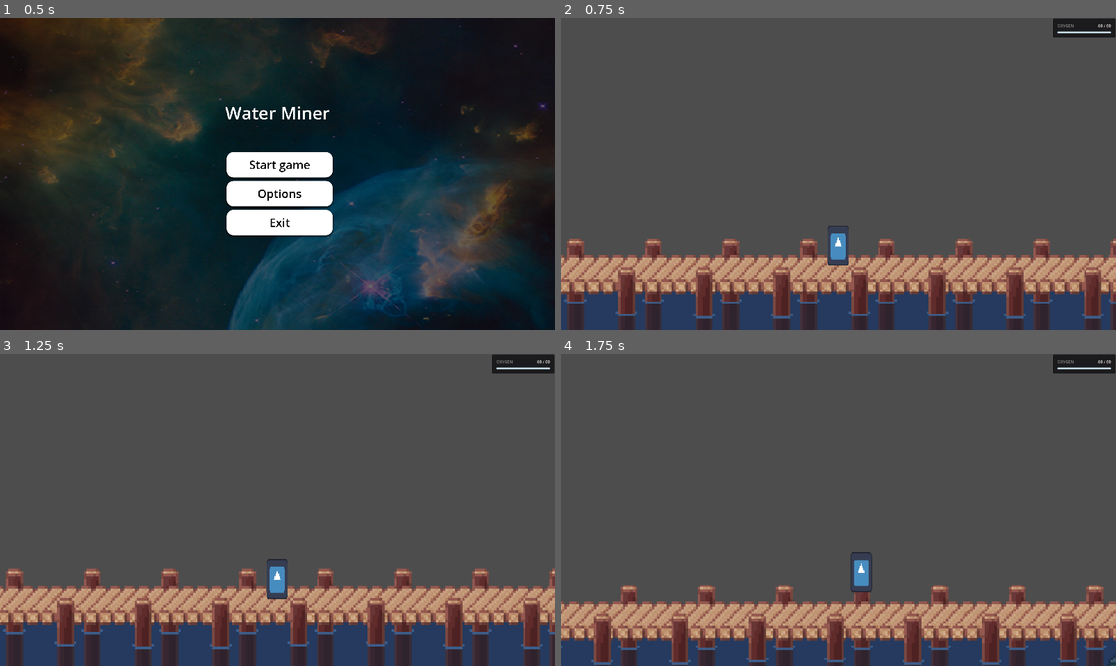
Above: before the commit, frames 1-4 (two rows, left to right).
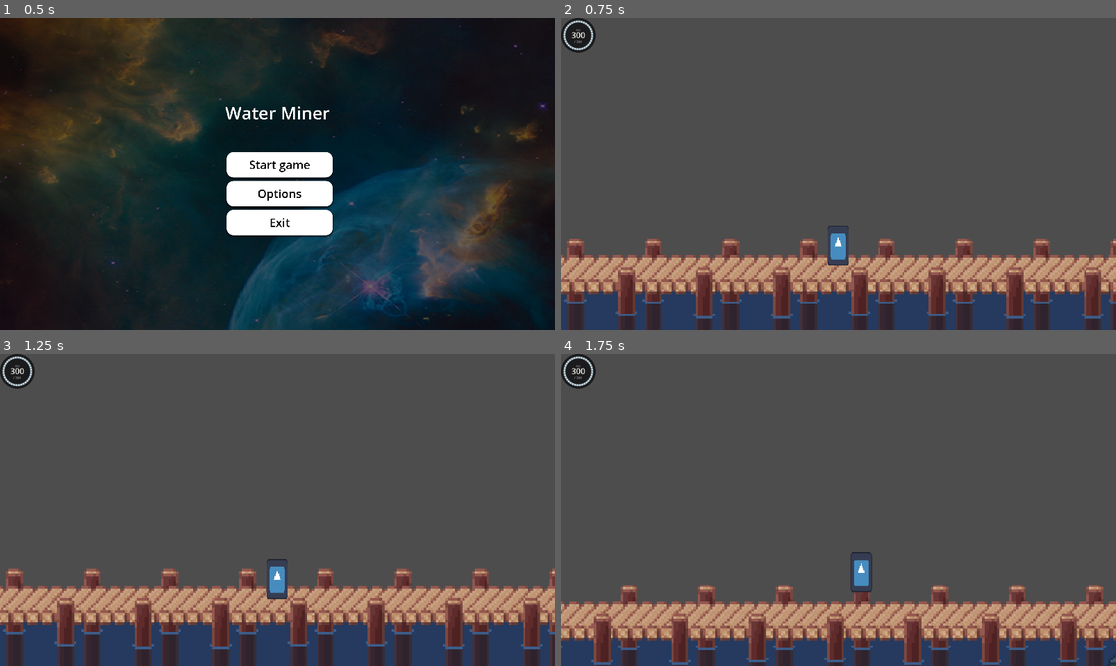
Above: after the commit, the same moments.

Repository: VoidCast00/GameJam_2026
Game: Godot game, scene res://scenes/main/game.tscn
The game is run twice, just before and just after one commit, with the same random seed, the same clock (stepped at 60 frames per second) and the same inputs. The engine's default icon, where the game draws it, is replaced by a stand-in: a white triangle on a blue panel in a dark square.
Inputs (mouse positions are in pixels of both pictures, inside the frame that each line leads up to):
- Up to frame 1 (0.5 s): no input
- Up to frame 2 (0.75 s): click "Start game" at 0.5 s
- Up to frame 3 (1.25 s): no input
- Up to frame 4 (1.75 s): tap Enter at 1.25 s; move the mouse to (960, 494) at 1.27 s; hold D (right) from 1.28 s (still down); tap E (action) at 1.35 s; tap W (jump) at 1.52 s

Frame 1 is identical in both runs. In frame 2, 1.2% of the frame differs, in the area x 0-100%, y 0-12%; in frame 3, 1.2%; in frame 4, 1.2%.

Commit message:
small bug fix

Diff:
--- a/scenes/main/game.tscn
+++ b/scenes/main/game.tscn
@@ -6,11 +6,90 @@
 [ext_resource type="Script" uid="uid://b2ckqh0k0xeai" path="res://scenes/player/inventory_ui.gd" id="3_0rn35"]
 [ext_resource type="PackedScene" uid="uid://fm42lqidpgmx" path="res://scenes/ui/mainMenu/mainMenu.tscn" id="4_gf1f2"]
 [ext_resource type="PackedScene" uid="uid://bp55nk6o06xuj" path="res://scenes/shopEnviroment/shop.tscn" id="4_gsayk"]
-[ext_resource type="Script" uid="uid://djjdafuujwy1j" path="res://scenes/player/oxigen_ui.gd" id="4_kjrfb"]
 
 [sub_resource type="ShaderMaterial" id="ShaderMaterial_uaush"]
 shader = ExtResource("1_gf1f2")
 shader_parameter/cam_offset = Vector2(0, 0)
+
+[sub_resource type="GDScript" id="GDScript_em1bs"]
+script/source = "extends Control
+# WARNING: AI GENERATED UI
+#colors
+const BG := Color(0.07, 0.07, 0.08, 0.85)
+const TEXT := Color(0.92, 0.91, 0.88)
+const MUTED := Color(0.55, 0.55, 0.55)
+const OFF := Color(1, 1, 1, 0.08)
+const FILL := Color(0.78, 0.86, 0.9)
+const RED := Color(0.9, 0.25, 0.2)
+
+#settings
+const LOW := 0.25        #blink below 25%
+const SEGMENTS := 36
+const THICKNESS := 6.0
+
+var oxygen := 0.0
+var max_oxygen := 1.0
+var alert := 0.0         #0 normal, 1 full red
+
+
+func _ready() -> void:
+	custom_minimum_size = Vector2(120, 120)
+	size = custom_minimum_size
+
+
+func _process(_delta: float) -> void:
+	oxygen = Global.oxygen
+	max_oxygen = Global.oxygenTankSize
+	alert = _get_alert(oxygen / max_oxygen)
+	queue_redraw()
+
+
+#red warning
+func _get_alert(ratio: float) -> float:
+	var t := Time.get_ticks_msec() / 1000.0
+
+	#empty fast on off
+	if ratio <= 0.0:
+		return 1.0 if fmod(t, 0.25) < 0.125 else 0.0
+
+	#low slow pulse
+	if ratio < LOW:
+		return (sin(t * 6.0) + 1.0) / 2.0
+
+	return 0.0
+
+
+func _draw() -> void:
+	var ratio := oxygen / max_oxygen
+	var center := size / 2.0
+	var half := minf(size.x, size.y) / 2.0
+	var ring := half - 12.0
+
+	#background
+	draw_circle(center, half, BG)
+
+	#segments
+	var step := TAU / SEGMENTS
+	var on_color := FILL.lerp(RED, alert)
+	var off_color := OFF.lerp(Color(RED, 0.35), alert) if ratio <= 0.0 else OFF
+
+	for i in SEGMENTS:
+		var start := -PI / 2.0 + i * step
+		var color := on_color if i < ratio * SEGMENTS else off_color
+		draw_arc(center, ring, start, start + step * 0.7, 6, color, THICKNESS, true)
+
+	#text
+	var font := get_theme_default_font()
+	var left := center.x - half
+	var width := half * 2.0
+
+	draw_string(font, Vector2(left, center.y - 14), \"O2\",
+		HORIZONTAL_ALIGNMENT_CENTER, width, 11, MUTED)
+	draw_string(font, Vector2(left, center.y + 10), str(ceili(oxygen)),
+		HORIZONTAL_ALIGNMENT_CENTER, width, 28, TEXT.lerp(RED, alert))
+	draw_string(font, Vector2(left, center.y + 26), \"/ %d\" % int(max_oxygen),
+		HORIZONTAL_ALIGNMENT_CENTER, width, 11, MUTED)
+"
 
 [node name="Game" type="Node2D" unique_id=1476364967]
 
@@ -40,9 +119,12 @@
 
 [node name="InventoryUI" type="PanelContainer" parent="UI/CanvasLayer/CanvasLayer" unique_id=1053938935]
 visible = false
-anchors_preset = 9
+anchors_preset = 11
+anchor_left = 1.0
+anchor_right = 1.0
 anchor_bottom = 1.0
-offset_right = 233.0
+offset_left = -233.0
+grow_horizontal = 0
 grow_vertical = 2
 script = ExtResource("3_0rn35")
 
@@ -64,32 +146,12 @@
 [node name="ItemList" type="VBoxContainer" parent="UI/CanvasLayer/CanvasLayer/InventoryUI/MarginContainer/VBoxContainer" unique_id=1147646431]
 layout_mode = 2
 
-[node name="OxigenUI" type="PanelContainer" parent="UI/CanvasLayer/CanvasLayer" unique_id=1330791865]
-anchors_preset = 1
-anchor_left = 1.0
-anchor_right = 1.0
-offset_left = -41.0
-offset_bottom = 54.0
-grow_horizontal = 0
-script = ExtResource("4_kjrfb")
-
-[node name="MarginContainer" type="MarginContainer" parent="UI/CanvasLayer/CanvasLayer/OxigenUI" unique_id=738193477]
-layout_mode = 2
-
-[node name="VBoxContainer" type="VBoxContainer" parent="UI/CanvasLayer/CanvasLayer/OxigenUI/MarginContainer" unique_id=1134906918]
-layout_mode = 2
-
-[node name="HBoxContainer" type="HBoxContainer" parent="UI/CanvasLayer/CanvasLayer/OxigenUI/MarginContainer/VBoxContainer" unique_id=1729384976]
-layout_mode = 2
-
-[node name="Title" type="Label" parent="UI/CanvasLayer/CanvasLayer/OxigenUI/MarginContainer/VBoxContainer/HBoxContainer" unique_id=104458993]
-layout_mode = 2
-
-[node name="Value" type="Label" parent="UI/CanvasLayer/CanvasLayer/OxigenUI/MarginContainer/VBoxContainer/HBoxContainer" unique_id=434159080]
-layout_mode = 2
-
-[node name="ProgressBar" type="ProgressBar" parent="UI/CanvasLayer/CanvasLayer/OxigenUI/MarginContainer/VBoxContainer" unique_id=862378621]
-layout_mode = 2
+[node name="OxygenGauge" type="Control" parent="UI/CanvasLayer/CanvasLayer" unique_id=208118251]
+layout_mode = 3
+anchors_preset = 0
+offset_right = 40.0
+offset_bottom = 40.0
+script = SubResource("GDScript_em1bs")
 
 [node name="GameManager" type="Node" parent="." unique_id=1531804948 node_paths=PackedStringArray("menu")]
 script = ExtResource("2_e3dby")
--- a/scenes/player/oxigen_ui.gd
+++ /dev/null
@@ -1,98 +0,0 @@
-extends PanelContainer
-
-#colors
-const BG := Color(0.07, 0.07, 0.08, 0.85)
-const TEXT := Color(0.92, 0.91, 0.88)
-const MUTED := Color(0.55, 0.55, 0.55)
-const LINE := Color(1, 1, 1, 0.08)
-const FILL := Color(0.78, 0.86, 0.9)
-const RED := Color(0.9, 0.25, 0.2)
-
-#blink below this (0.25 = 25%)
-const LOW := 0.25
-
-@onready var margin: MarginContainer = $MarginContainer
-@onready var box: VBoxContainer = $MarginContainer/VBoxContainer
-@onready var title: Label = $MarginContainer/VBoxContainer/HBoxContainer/Title
-@onready var value_label: Label = $MarginContainer/VBoxContainer/HBoxContainer/Value
-@onready var bar: ProgressBar = $MarginContainer/VBoxContainer/ProgressBar
-
-var panel_style := StyleBoxFlat.new()
-var back_style := StyleBoxFlat.new()
-var fill_style := StyleBoxFlat.new()
-
-
-func _ready() -> void:
-	_style()
-
-
-func _process(_delta: float) -> void:
-	var max_oxygen: float = Global.oxygenTankSize
-	var oxygen: float = Global.oxygen
-
-	#bar and text
-	bar.max_value = max_oxygen
-	bar.value = oxygen
-	value_label.text = "%d / %d" % [ceili(oxygen), int(max_oxygen)]
-
-	_blink(oxygen / max_oxygen)
-
-
-#red warning
-func _blink(ratio: float) -> void:
-	var t := Time.get_ticks_msec() / 1000.0
-	var alert := 0.0  #0 normal, 1 full red
-	var empty := ratio <= 0.0
-
-	if empty:
-		#fast on off
-		alert = 1.0 if fmod(t, 0.25) < 0.125 else 0.0
-	elif ratio < LOW:
-		#slow pulse
-		alert = (sin(t * 6.0) + 1.0) / 2.0
-
-	fill_style.bg_color = FILL.lerp(RED, alert)
-	panel_style.border_color = LINE.lerp(RED, alert)
-	value_label.add_theme_color_override("font_color", TEXT.lerp(RED, alert))
-
-	#empty bar turns red too
-	var back := Color(1, 1, 1, 0.06)
-	back_style.bg_color = back.lerp(Color(RED, 0.4), alert) if empty else back
-
-
-#look
-func _style() -> void:
-	custom_minimum_size.x = 220
-
-	#panel
-	panel_style.bg_color = BG
-	panel_style.set_corner_radius_all(6)
-	panel_style.set_border_width_all(1)
-	panel_style.border_color = LINE
-	add_theme_stylebox_override("panel", panel_style)
-
-	#padding
-	for side in ["margin_left", "margin_right", "margin_top", "margin_bottom"]:
-		margin.add_theme_constant_override(side, 16)
-	box.add_theme_constant_override("separation", 10)
-
-	#title
-	title.text = "OXYGEN"
-	title.size_flags_horizontal = Control.SIZE_EXPAND_FILL
-	title.add_theme_font_size_override("font_size", 14)
-	title.add_theme_color_override("font_color", MUTED)
-
-	#value
-	value_label.horizontal_alignment = HORIZONTAL_ALIGNMENT_RIGHT
-	value_label.add_theme_font_size_override("font_size", 14)
-	value_label.add_theme_color_override("font_color", TEXT)
-
-	#bar
-	bar.show_percentage = false
-	bar.custom_minimum_size.y = 6
-	back_style.bg_color = Color(1, 1, 1, 0.06)
-	back_style.set_corner_radius_all(3)
-	fill_style.bg_color = FILL
-	fill_style.set_corner_radius_all(3)
-	bar.add_theme_stylebox_override("background", back_style)
-	bar.add_theme_stylebox_override("fill", fill_style)
--- a/scenes/player/player.gd
+++ b/scenes/player/player.gd
@@ -25,7 +25,6 @@
 @onready var breathing: AudioStreamPlayer = $Breathing
 @onready var point_light_2d: PointLight2D = $PointLight2D
 #OXYGENNNNNNNNNNNNNNNNNNNNNNNNNNNNNNNNNNNNNNNNNNNNNNNNNNNN
-signal oxygenDepleted
 
 
 
--- a/scripts/autoload/global.gd
+++ b/scripts/autoload/global.gd
@@ -6,7 +6,7 @@
 
 signal mined(type:String)
 
-var oxygenTankSize: float = 60.0
+var oxygenTankSize: float = 300
 var oxygen: float = oxygenTankSize:  #in seconds
 	set(new_val):
 		var was_empty := oxygen <= 0.0
Not shown, removed: scenes/player/oxigen_ui.gd.uid
